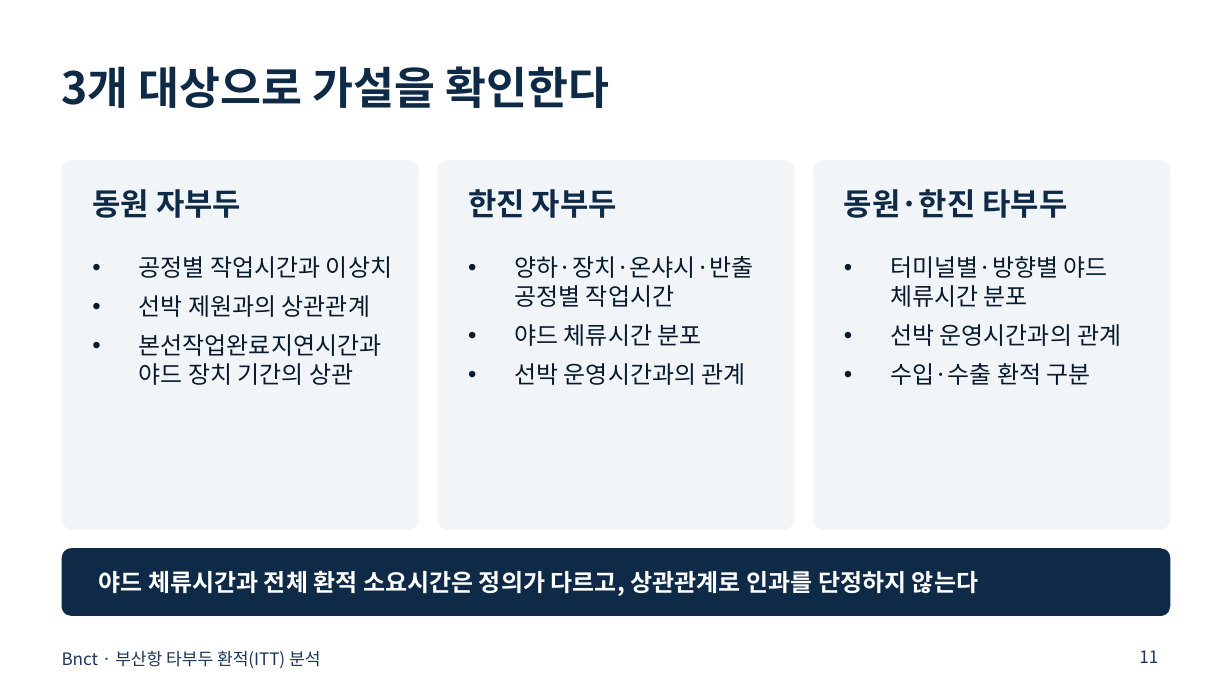
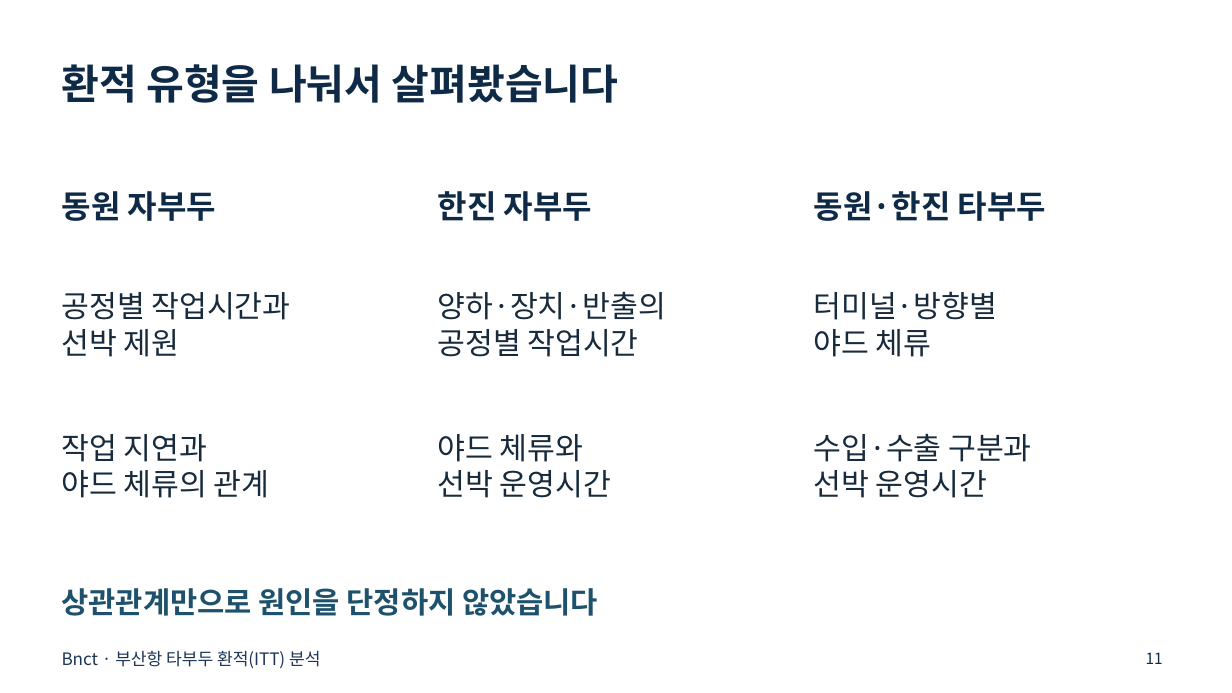
Before and after one commit to busan-itt/PPT, a slide deck: slide 11 of busan_itt_presentation.pptx. Drawn at 1232x693 pixels with LibreOffice and Linux fonts; fonts in the diff are those of the drawing. Boxes give left, top, right and bottom in pixels: in the first picture for what was removed or moved away, otherwise in the second. Text is boxed around its words. In the diff, an @@ line names an element or a change of style, - is before the commit and + after.

```diff
--- a/busan_itt_presentation.pptx
+++ b/busan_itt_presentation.pptx
@@ title removed at (x1=62, y1=66, x2=610, y2=108) @@
-3개 대상으로 가설을 확인한다
@@ text added at (x1=62, y1=64, x2=619, y2=103), 24 pt, text #0E2A47, bold @@
+환적 유형을 나눠서 살펴봤습니다
@@ text "동원 자부두" moved from (x1=92, y1=189, x2=241, y2=218) to (x1=62, y1=191, x2=216, y2=221) @@
@@ rounded rectangle removed at (x1=62, y1=160, x2=419, y2=530) @@
@@ text "한진 자부두" moved from (x1=468, y1=189, x2=617, y2=218) to (x1=438, y1=191, x2=592, y2=221) @@
@@ rounded rectangle removed at (x1=437, y1=160, x2=795, y2=530) @@
@@ size 18 to 18.8 pt; vertical alignment top to middle in 3 elements at (x1=62, y1=191, x2=216, y2=221), (x1=438, y1=191, x2=592, y2=221), (x1=814, y1=191, x2=1046, y2=221) @@
@@ text "동원·한진 타부두" moved from (x1=844, y1=189, x2=1067, y2=218) to (x1=814, y1=191, x2=1046, y2=221) @@
@@ rounded rectangle removed at (x1=813, y1=160, x2=1170, y2=530) @@
@@ text added at (x1=62, y1=292, x2=291, y2=357), 17.6 pt, text #182B3C @@
+공정별 작업시간과
+선박 제원
@@ text added at (x1=438, y1=292, x2=666, y2=357), 17.6 pt, text #182B3C @@
+양하·장치·반출의
+공정별 작업시간
@@ text added at (x1=814, y1=291, x2=998, y2=357), 17.6 pt, text #182B3C @@
+터미널·방향별
+야드 체류
@@ vertical alignment top to middle in 3 elements at (x1=438, y1=434, x2=611, y2=498), (x1=62, y1=434, x2=270, y2=498), (x1=814, y1=434, x2=1031, y2=498) @@
@@ text at (x1=62, y1=434, x2=270, y2=498): text changed; size 14 to 17.6 pt; text colour #081A2E to #182B3C @@
-• 공정별 작업시간과 이상치
-• 선박 제원과의 상관관계
-• 본선작업완료지연시간과 야드 장치 기간의 상관
+작업 지연과
+야드 체류의 관계
@@ text at (x1=438, y1=434, x2=611, y2=498): text changed; size 14 to 17.6 pt; text colour #081A2E to #182B3C @@
-• 양하·장치·온샤시·반출 공정별 작업시간
-• 야드 체류시간 분포
-• 선박 운영시간과의 관계
+야드 체류와
+선박 운영시간
@@ text at (x1=814, y1=434, x2=1031, y2=498): text changed; size 14 to 17.6 pt; text colour #081A2E to #182B3C @@
-• 터미널별·방향별 야드 체류시간 분포
-• 선박 운영시간과의 관계
-• 수입·수출 환적 구분
+수입·수출 구분과
+선박 운영시간
@@ rounded rectangle removed at (x1=62, y1=548, x2=1170, y2=616) @@
@@ text at (x1=62, y1=588, x2=598, y2=616): text changed; size 14 to 17.2 pt; text colour #FFFFFF to #1E526C @@
-야드 체류시간과 전체 환적 소요시간은 정의가 다르고, 상관관계로 인과를 단정하지 않는다
+상관관계만으로 원인을 단정하지 않았습니다
@@ text "11" moved from (x1=1139, y1=650, x2=1158, y2=663) to (x1=1146, y1=652, x2=1163, y2=664) @@
@@ text "11" at (x1=1146, y1=652, x2=1163, y2=664): size 10 to 9 pt, text colour #1D3557 to #0E2A47; vertical alignment top to middle @@
```
Also in this commit, not shown: 10 other slides changed, 8 slides added, 7 slides removed, 2 other files.
